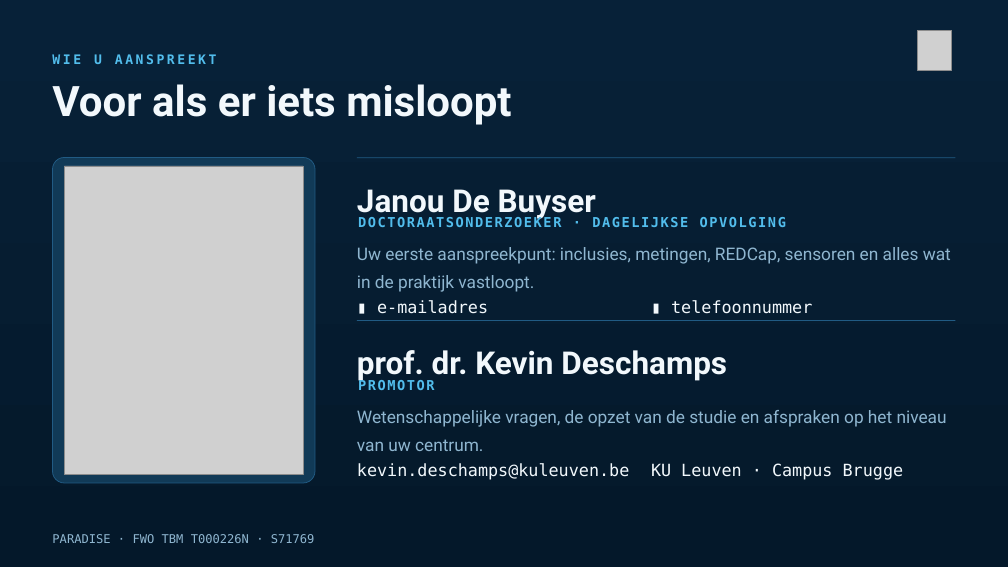
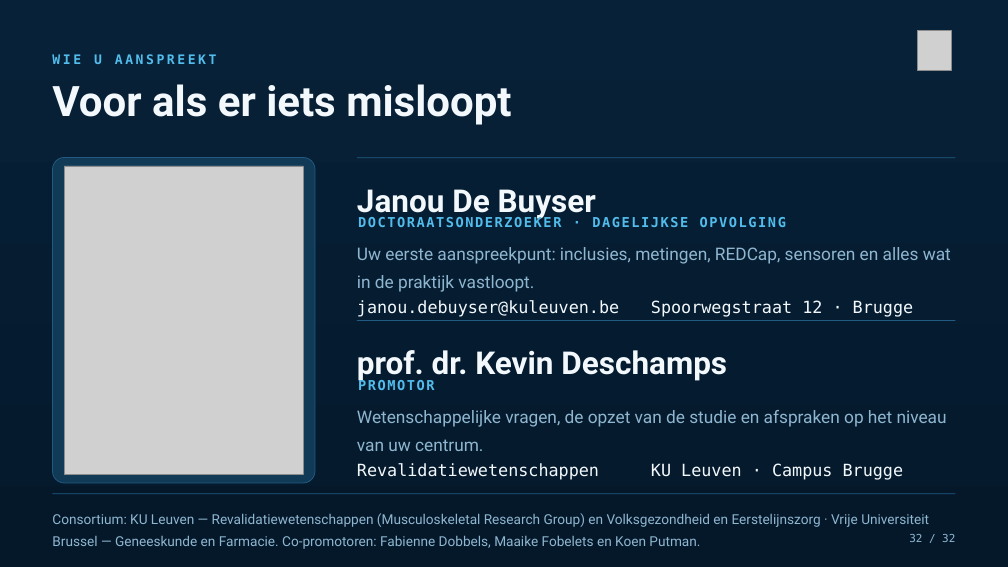
Before and after one commit to Dellfs/paradise-project, a slide deck: slide 32 of PARADISE_presentatie/PARADISE_informatiesessie_voetklinieken.pptx. Drawn at 1008x567 pixels with LibreOffice and Linux fonts; fonts in the diff are those of the drawing; grey boxes stand for pictures. Boxes give left, top, right and bottom in pixels: in the first picture for what was removed or moved away, otherwise in the second. Text is boxed around its words. In the diff, an @@ line names an element or a change of style, - is before the commit and + after.

```diff
--- a/PARADISE_presentatie/PARADISE_informatiesessie_voetklinieken.pptx
+++ b/PARADISE_presentatie/PARADISE_informatiesessie_voetklinieken.pptx
@@ text at [357, 300, 619, 317]: text changed @@
-▮ e-mailadres
+janou.debuyser@kuleuven.be
@@ text at [651, 300, 914, 317]: text changed @@
-▮ telefoonnummer
+Spoorwegstraat 12 · Brugge
@@ text at [357, 463, 599, 480]: text changed @@
-kevin.deschamps@kuleuven.be
+Revalidatiewetenschappen
@@ rectangle added at [52, 494, 955, 495], fill #215B84 @@
@@ text removed at [52, 534, 315, 543] @@
-PARADISE · FWO TBM T000226N · S71769
@@ text added at [52, 513, 929, 549], 13 pt, text #8FB6D0 @@
+Consortium: KU Leuven — Revalidatiewetenschappen (Musculoskeletal Research Group) en Volksgezondheid en Eerstelijnszorg · Vrije Universiteit Brussel — Geneeskunde en Farmacie. Co-promotoren: Fabienne Dobbels, Maaike Fobelets en Koen Putman.
@@ text added at [909, 534, 955, 542], 10.5 pt, text #8FB6D0 @@
+32 / 32
```
Also in this commit, not shown: 2 other files.
